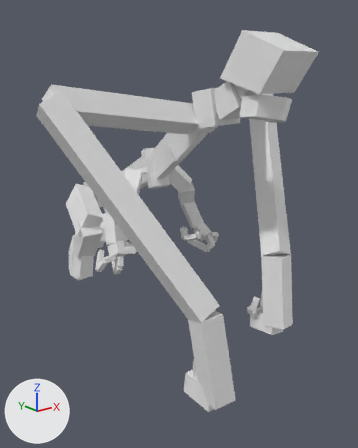
Renders of the FBX model Assets/Models/Monster/Animation/Creature_Idle.fbx from each side of a commit.
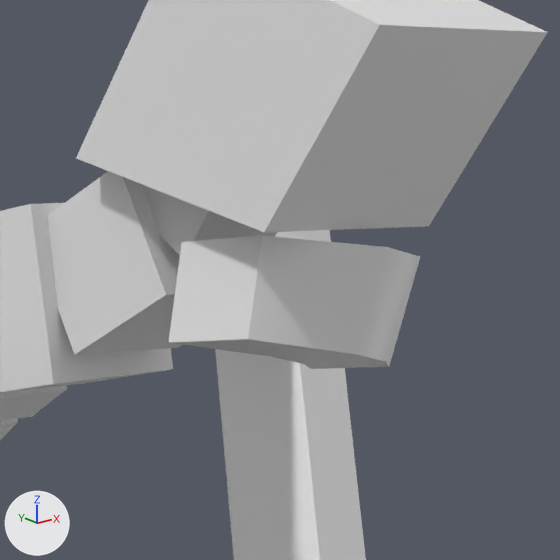
There are two pictures of each version: one whole from a camera (50 mm lens) standing at (-2.193, -3.097, 1.833) and looking at (0.142, -0.178, 0.665), one close up on the part from 57% to 90% of the width and 10% to 36% of the height. Arrows for +X, +Y and +Z are at lower left; the lights stay in place. Where no turn or scale is listed for an object, it has been applied to the vertices.

The older version as bpy lines, for what is in view:
```python
me_mesh_036 = bpy.data.meshes.new('Mesh.036')
me_mesh_036.from_pydata(...)  # 8 vertices, 6 faces; spans x -0.589..0.083, y -0.766..0.072, z -1.181..0.065
me_mesh_052 = bpy.data.meshes.new('Mesh.052')
me_mesh_052.from_pydata(...)  # a box spanning x 0.0..6.64, y -3.47..3.47, z -4.05..4.05
me_mesh_055 = bpy.data.meshes.new('Mesh.055')
me_mesh_055.from_pydata(...)  # 16 vertices, 14 faces; spans x -1.95..3.7, y -1.91..6.64, z -5.41..5.64
ob_catrig3bone001bone001 = bpy.data.objects.new('CATRig3Bone001Bone001', me_mesh_055)
ob_catrig3bone001bone001.parent = ob_catrig3bone001
ob_catrig3bone001bone001.location = (0.119, 7.097, 1.094)
ob_catrig3bone001bone001.rotation_euler = (-3.079, -0.192, -0.572)  # degrees (-176, -11, -33)
ob_catriglarm1_001 = bpy.data.objects.new('CATRigLArm1.001', me_mesh_036)
ob_catriglarm1_001.location = (0.971, -0.208, 1.657)
ob_catrigtail2 = bpy.data.objects.new('CATRigTail2', me_mesh_052)
ob_catrigtail2.parent = ob_catrigtail1
ob_catrigtail2.location = (6.017, 0.0, 0.0)
ob_catrigtail2.rotation_euler = (-0.0506, 0.0577, -0.32)  # degrees (-2.9, 3.3, -18)
# also in view: 'CATRigHub007' at (0.0, -0.588, 1.521); 'CATRigTail3' at (0.048, -0.954, 1.727); 'CATRigTail1' at (0.021, -0.712, 1.594); 'CATRig3Bone001' at (0.052, -1.098, 1.867)
```
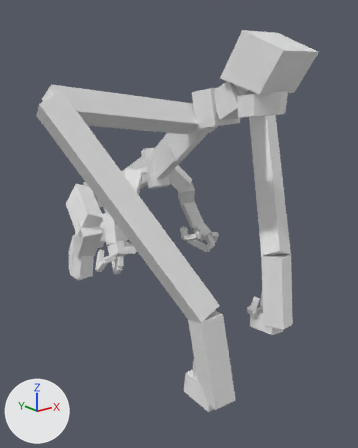
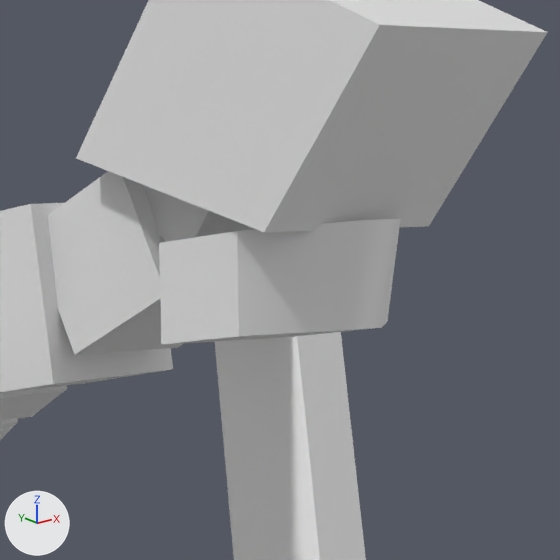
Boxes [x1, y1, x2, y2] around the edits, measured in the close-ups (560 x 560 px):
'CATRig3Bone001Bone001', moved, turned
    before: [169, 235, 420, 369]
    after: [159, 219, 400, 345]

The edits, one by one:
Object 'CATRig3Bone001Bone001' (ob_catrig3bone001bone001) moves from (0.119, 7.097, 1.094) to (1.133, 6.293, 0.417).
Object 'CATRig3Bone001Bone001' (ob_catrig3bone001bone001) turns from (-176, -11, -33) to (-177, -0.3, -35) degrees about x, y and z.
